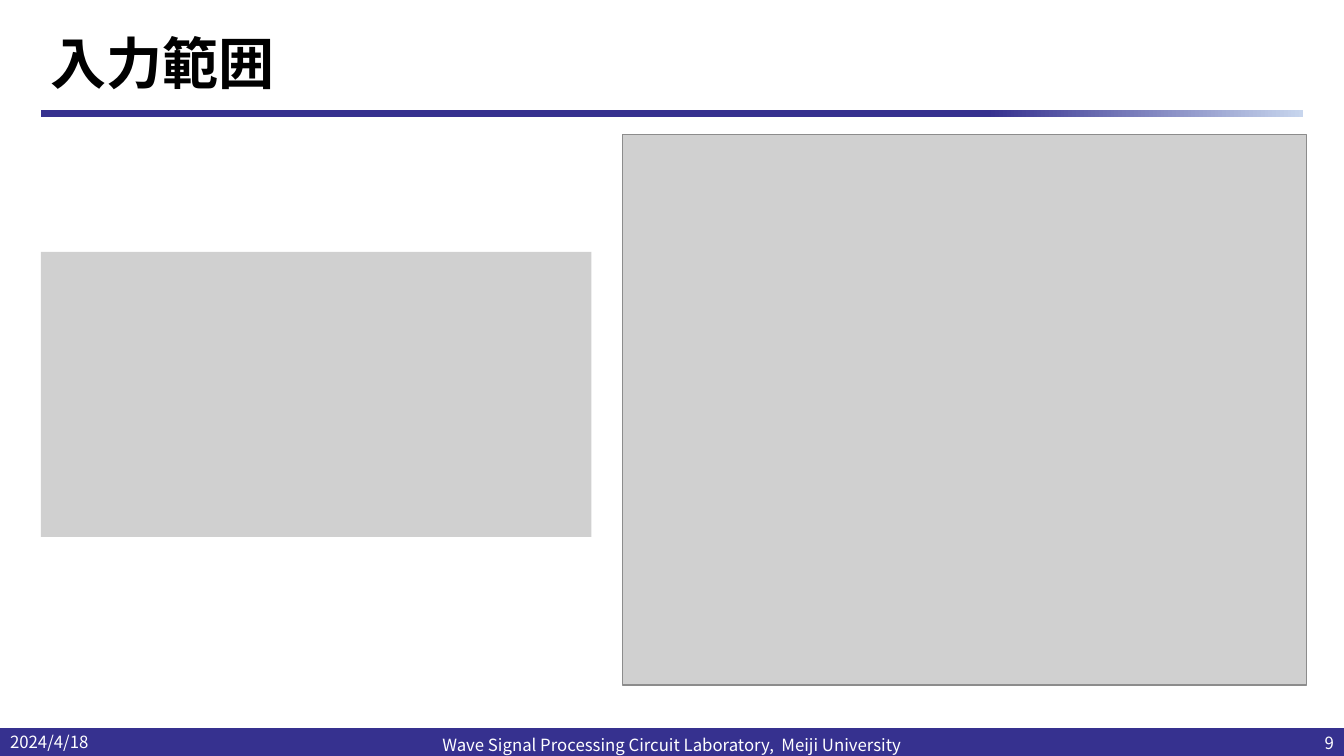
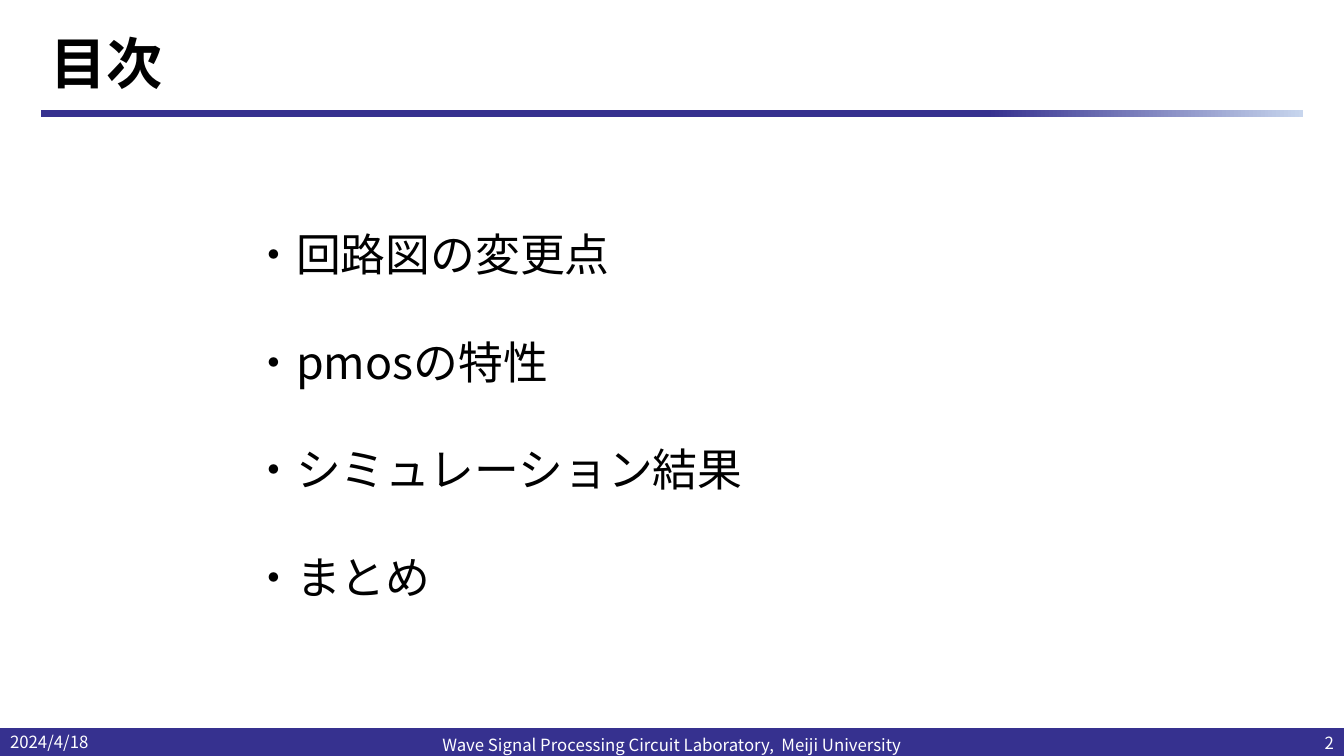
Before and after one commit to kjm-desktop10400/reserch, a slide deck: slide 2 of IHP_2024/20240418/20240418小島光.pptx (slide 9 before the commit). Drawn at 1344x756 pixels with LibreOffice and Linux fonts; fonts in the diff are those of the drawing; grey boxes stand for pictures; background and template pictures are left out. Boxes give left, top, right and bottom in pixels: in the first picture for what was removed or moved away, otherwise in the second. Text is boxed around its words. In the diff, an @@ line names an element or a change of style, - is before the commit and + after.

```diff
--- a/IHP_2024/20240418/20240418小島光.pptx
+++ b/IHP_2024/20240418/20240418小島光.pptx
@@ title at (51,36,163,89): text changed @@
-入力範囲
+目次
@@ picture removed at (623,135,1308,686) @@
@@ text added at (251,233,742,596), 32 pt, text #000000 @@
+・回路図の変更点
+・pmosの特性
+・シミュレーション結果
+・まとめ
@@ picture removed at (41,252,592,537) @@
@@ page number at (1325,736,1334,749): text changed @@
-9
+2
```
Also in this commit, not shown: 6 other slides changed, 4 other files.
